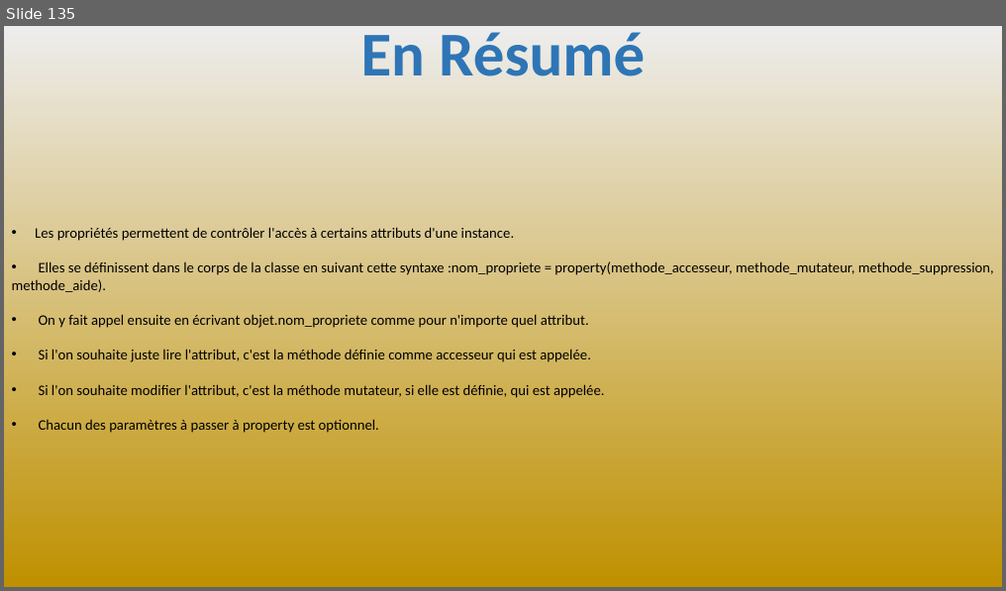
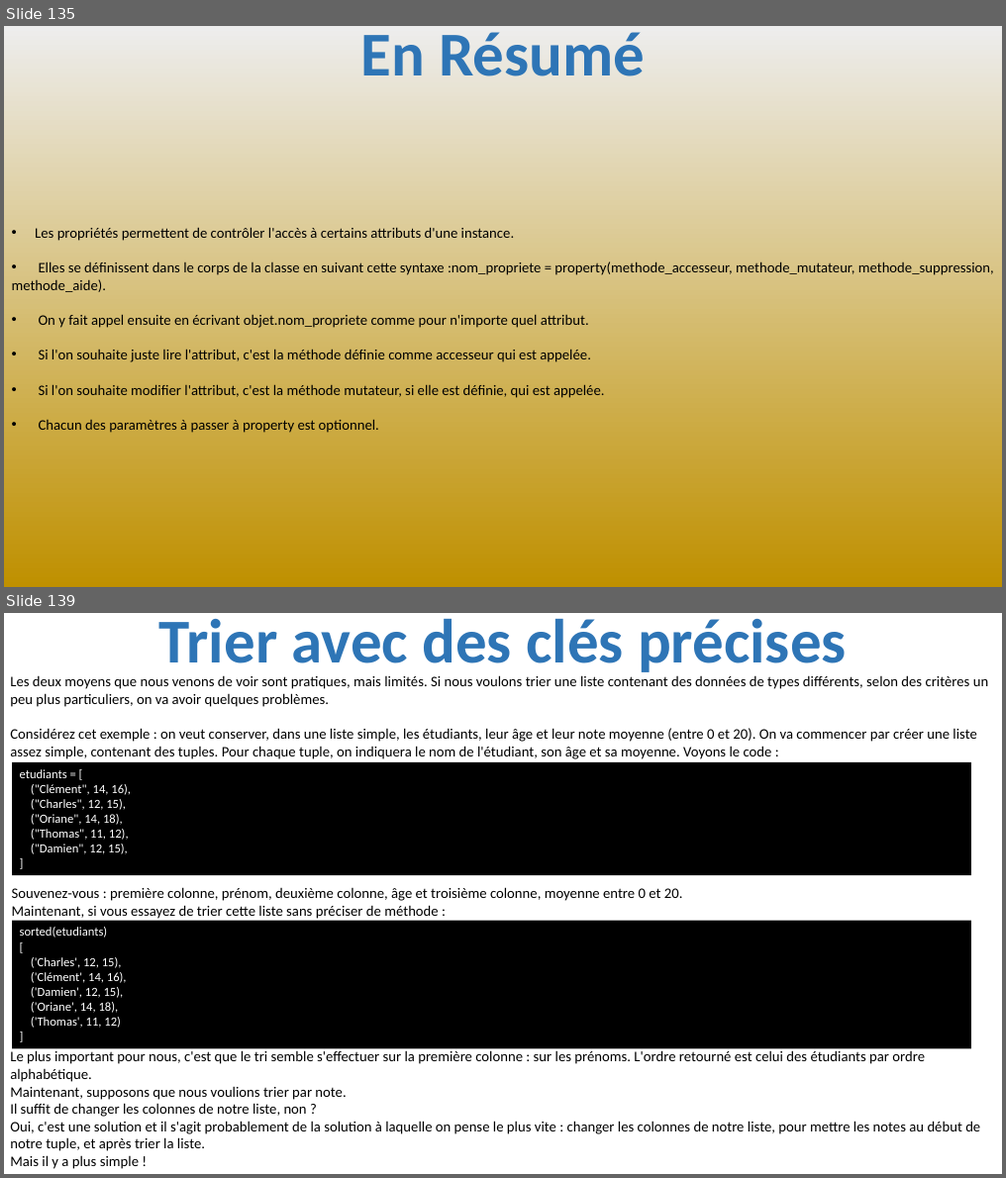
Before and after one commit to julienPalleau/PythonDoc, a slide deck: Python-resume.pptx. Shown one above the other, each under a label of ours: slide 135 before the commit, slides 135 and 139 after it; the slides between them are not shown. The pictures are 1006x591 and 1006x1178 pixels, drawn with LibreOffice and Linux fonts; fonts in the diff are those of the drawing. Boxes give left, top, right and bottom in pixels: in the first picture for what was removed or moved away, otherwise in the second. Text is boxed around its words. In the diff, an @@ line names an element or a change of style, - is before the commit and + after.

```diff
--- a/Python-resume.pptx
+++ b/Python-resume.pptx
@@ slide 139 added at [4, 613, 1002, 1174], background #FFFFFF @@
@@ title added at [159, 618, 846, 677], 60 pt, text #2E75B6, bold @@
+Trier avec des clés précises
@@ text added at [10, 675, 988, 760], 14 pt, text #000000 @@
+Les deux moyens que nous venons de voir sont pratiques, mais limités. Si nous voulons trier une liste contenant des données de types différents, selon des critères un
+peu plus particuliers, on va avoir quelques problèmes.
+Considérez cet exemple : on veut conserver, dans une liste simple, les étudiants, leur âge et leur note moyenne (entre 0 et 20). On va commencer par créer une liste
+assez simple, contenant des tuples. Pour chaque tuple, on indiquera le nom de l'étudiant, son âge et sa moyenne. Voyons le code :
@@ rectangle added at [12, 761, 971, 875], fill #000000, 12 pt, text #FFFFFF @@
+etudiants = [
+("Clément", 14, 16),
+("Charles", 12, 15),
+("Oriane", 14, 18),
+("Thomas", 11, 12),
+("Damien", 12, 15),
+]
@@ text added at [12, 887, 683, 919], 14 pt, text #000000 @@
+Souvenez-vous : première colonne, prénom, deuxième colonne, âge et troisième colonne, moyenne entre 0 et 20.
+Maintenant, si vous essayez de trier cette liste sans préciser de méthode :
@@ rectangle added at [12, 921, 971, 1050], fill #000000, 12 pt, text #FFFFFF @@
+sorted(etudiants)
+[
+('Charles', 12, 15),
+('Clément', 14, 16),
+('Damien', 12, 15),
+('Oriane', 14, 18),
+('Thomas', 11, 12)
+]
@@ text added at [10, 1051, 980, 1169], 14 pt, text #000000 @@
+Le plus important pour nous, c'est que le tri semble s'effectuer sur la première colonne : sur les prénoms. L'ordre retourné est celui des étudiants par ordre
+alphabétique.
+Maintenant, supposons que nous voulions trier par note.
+Il suffit de changer les colonnes de notre liste, non ?
+Oui, c'est une solution et il s'agit probablement de la solution à laquelle on pense le plus vite : changer les colonnes de notre liste, pour mettre les notes au début de
+notre tuple, et après trier la liste.
+Mais il y a plus simple !
```
Also in this commit, not shown: 18 other slides added.
